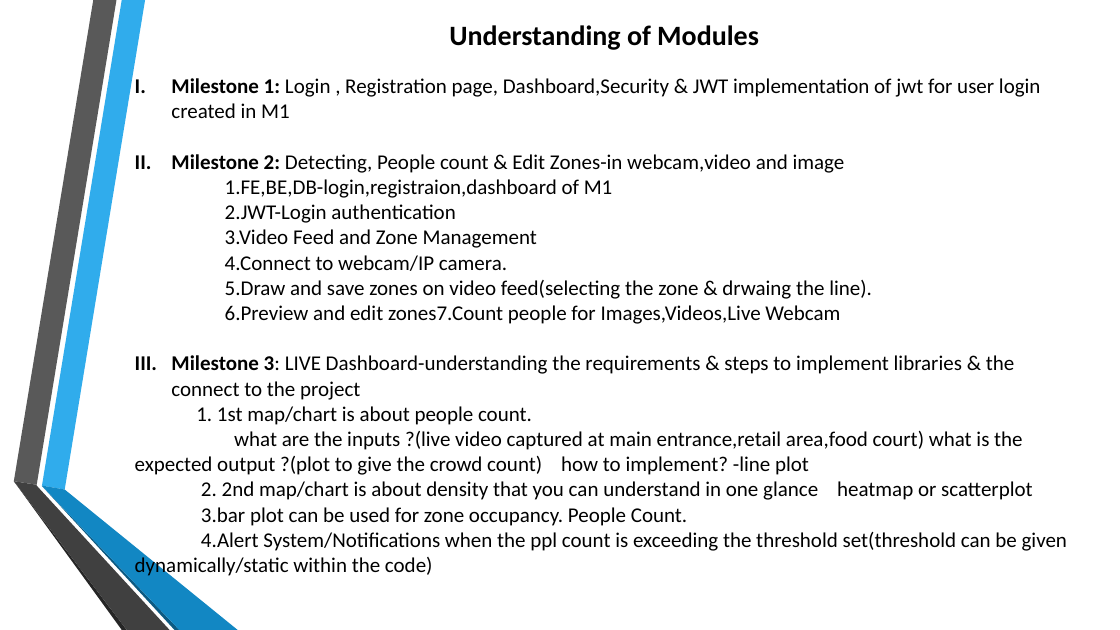
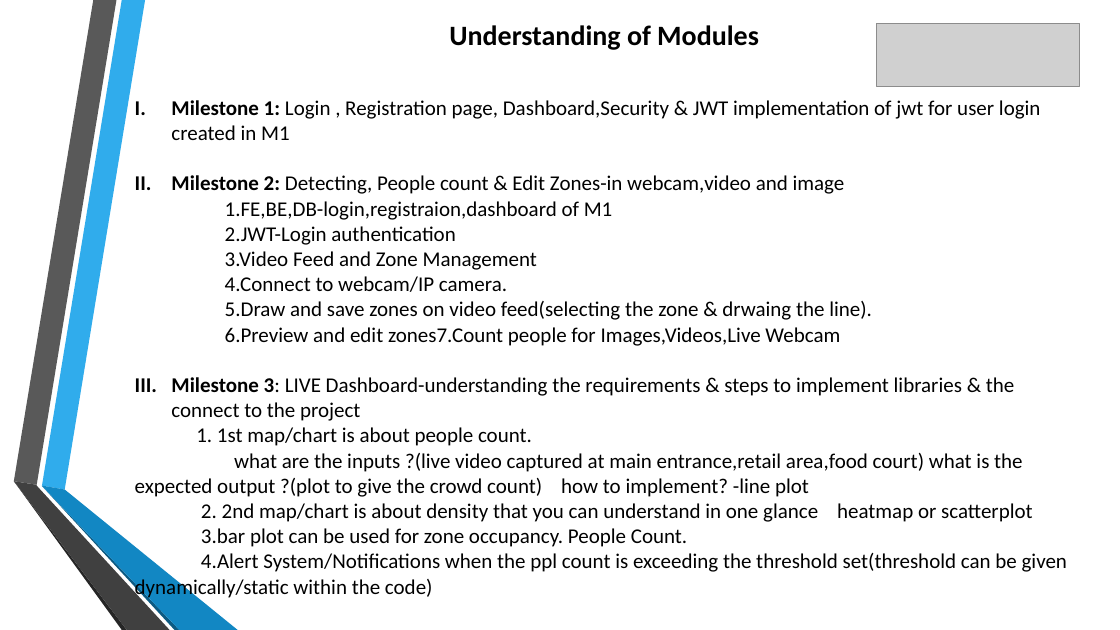
Before and after one commit to shanmuk27/infosys_crowdcount_october2025_Shanmuk, a slide deck: slide 11 of Crowd Count.pptx. Drawn at 1120x630 pixels with LibreOffice and Linux fonts; fonts in the diff are those of the drawing; grey boxes stand for pictures; background and template pictures are left out. Boxes give left, top, right and bottom in pixels: in the first picture for what was removed or moved away, otherwise in the second. Text is boxed around its words. In the diff, an @@ line names an element or a change of style, - is before the commit and + after.

```diff
--- a/Crowd Count.pptx
+++ b/Crowd Count.pptx
@@ picture added at (876, 23, 1081, 86) @@
@@ text "Milestone 1: Login , Registration ...": place and size @@
-text "Milestone 1: Login , Registration ..." at (135, 78, 1067, 579)
+text "Milestone 1: Login , Registration ..." at (135, 100, 1067, 600)
```
Also in this commit, not shown: 25 other slides changed.
